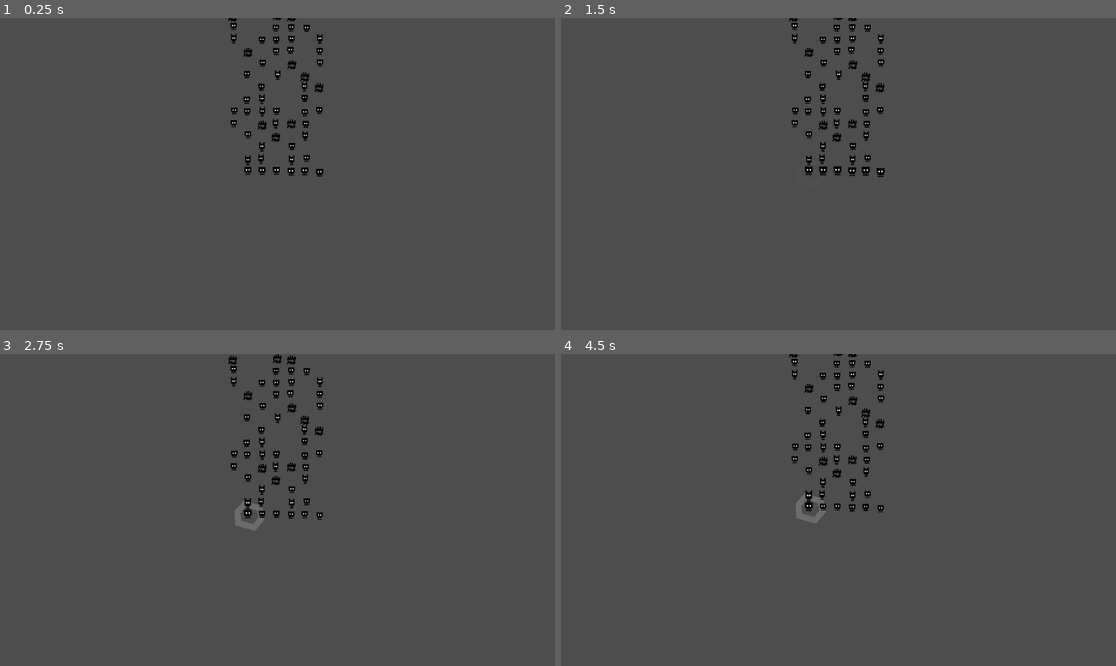
Above: before the commit, frames 1-4 (two rows, left to right).
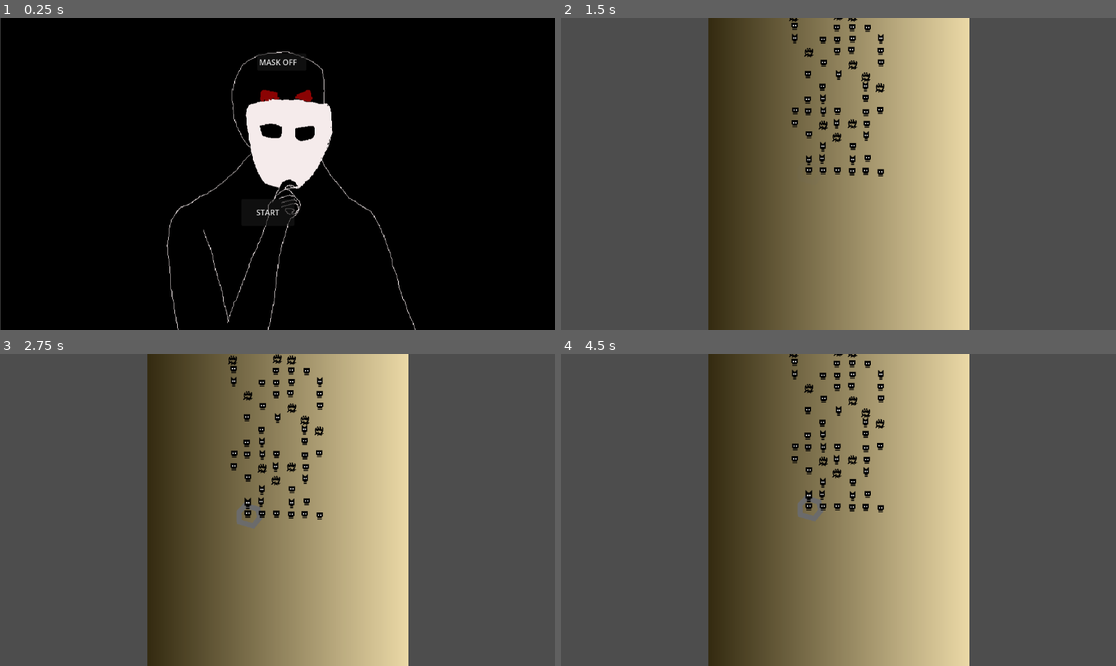
Above: after the commit, the same moments.

Repository: Ron-Sungcang/GameJam2026
Game: Godot game, scene res://scenes/Title/title.tscn
The game is run twice, just before and just after one commit, with the same random seed, the same clock (stepped at 60 frames per second) and the same inputs. Before the commit the project starts from res://scenes/maps/map.tscn.
Inputs (mouse positions are in pixels of both pictures, inside the frame that each line leads up to):
- Up to frame 1 (0.25 s): no input
- Up to frame 2 (1.5 s): click (827, 211) at 0.5 s, where only the run after the commit has a clickable "START"; move the mouse to (810, 170) at 1.27 s; hold Mouse wheel down (scroll_down) from 1.28 s (still down); click (810, 170) at 1.42 s
- Up to frame 3 (2.75 s): move the mouse to (260, 506) at 2.02 s; release Mouse wheel down (scroll_down) at 2.03 s; tap Mouse wheel up (scroll_up) at 2.1 s; click (260, 506) at 2.17 s
- Up to frame 4 (4.5 s): tap Enter at 2.75, 4.25 s; move the mouse to (838, 513) at 2.77 s; hold Mouse wheel down (scroll_down) 2.78-3.53 s; click (838, 513) at 2.92 s; tap Space at 3.5 s; move the mouse to (849, 506) at 3.52 s; tap Mouse wheel up (scroll_up) at 3.6 s; click (849, 506) at 3.67 s; move the mouse to (866, 513) at 4.27 s; hold Mouse wheel down (scroll_down) from 4.28 s (still down); click (866, 513) at 4.42 s

The runs differ from the first frame. In frame 1, 99% of the frame differs, in the area x 0-100%, y 0-100%; in frame 2, 45%; in frame 3, 44%; in frame 4, 44%.

Commit message:
added a title_screen

Diff:
--- a/project.godot
+++ b/project.godot
@@ -11,7 +11,7 @@
 [application]
 
 config/name="gamejam"
-run/main_scene="uid://dtea6if57xmmg"
+run/main_scene="uid://clyh3u4vs0fx2"
 config/features=PackedStringArray("4.5", "Forward Plus")
 config/icon="res://assets/icon.svg"
 
--- /dev/null
+++ b/scenes/Title/title.tscn
@@ -0,0 +1,39 @@
+[gd_scene load_steps=3 format=3 uid="uid://clyh3u4vs0fx2"]
+
+[ext_resource type="Script" uid="uid://s0fxs3n0tmoa" path="res://scripts/Title.gd" id="1_6pw0v"]
+[ext_resource type="Texture2D" uid="uid://mu5fp8hwups1" path="res://assets/title.png" id="2_u73ie"]
+
+[node name="Title" type="Control"]
+layout_mode = 3
+anchors_preset = 15
+anchor_right = 1.0
+anchor_bottom = 1.0
+grow_horizontal = 2
+grow_vertical = 2
+script = ExtResource("1_6pw0v")
+
+[node name="Button" type="Button" parent="."]
+layout_mode = 0
+offset_left = 501.0
+offset_top = 376.0
+offset_right = 611.0
+offset_bottom = 432.0
+text = "START
+"
+
+[node name="CanvasLayer" type="CanvasLayer" parent="."]
+layer = -1
+
+[node name="Sprite2D" type="Sprite2D" parent="CanvasLayer"]
+position = Vector2(577, 843)
+texture = ExtResource("2_u73ie")
+
+[node name="TextEdit" type="TextEdit" parent="."]
+layout_mode = 0
+offset_left = 534.0
+offset_top = 74.0
+offset_right = 636.0
+offset_bottom = 111.0
+text = "MASK OFF"
+
+[connection signal="pressed" from="Button" to="." method="_on_button_pressed"]
--- a/scenes/maps/map.tscn
+++ b/scenes/maps/map.tscn
@@ -1,7 +1,13 @@
-[gd_scene load_steps=3 format=3 uid="uid://dtea6if57xmmg"]
+[gd_scene load_steps=5 format=3 uid="uid://dtea6if57xmmg"]
 
 [ext_resource type="Script" uid="uid://dpqsdx2u4xf34" path="res://scripts/map/Map.gd" id="1_ry644"]
 [ext_resource type="Script" uid="uid://b1ect4mmlen32" path="res://scripts/map/map_generator.gd" id="2_ce1uw"]
+
+[sub_resource type="Gradient" id="Gradient_ry644"]
+colors = PackedColorArray(0.2088882, 0.17318866, 0.06977179, 1, 0.91764706, 0.84705883, 0.6509804, 1)
+
+[sub_resource type="GradientTexture2D" id="GradientTexture2D_ce1uw"]
+gradient = SubResource("Gradient_ry644")
 
 [node name="map" type="Node2D"]
 script = ExtResource("1_ry644")
@@ -19,3 +25,17 @@
 
 [node name="mapGenerator" type="Node" parent="."]
 script = ExtResource("2_ce1uw")
+
+[node name="MapBackground" type="CanvasLayer" parent="."]
+layer = -1
+
+[node name="Background" type="TextureRect" parent="MapBackground"]
+anchors_preset = 13
+anchor_left = 0.5
+anchor_right = 0.5
+anchor_bottom = 1.0
+offset_left = -270.0
+offset_right = 272.0
+grow_horizontal = 2
+grow_vertical = 2
+texture = SubResource("GradientTexture2D_ce1uw")
--- /dev/null
+++ b/scripts/Title.gd
@@ -0,0 +1,16 @@
+extends Control
+
+
+# Called when the node enters the scene tree for the first time.
+func _ready() -> void:
+	pass # Replace with function body.
+
+
+# Called every frame. 'delta' is the elapsed time since the previous frame.
+func _process(delta: float) -> void:
+	pass
+
+
+func _on_button_pressed() -> void:
+	get_tree().change_scene_to_file("res://scenes/maps/map.tscn")
+	pass # Replace with function body.
--- a/scripts/map/AreaIcon.gd
+++ b/scripts/map/AreaIcon.gd
@@ -8,7 +8,7 @@
 	MapIconInfo.Type.COMMON: [preload("res://assets/Common_Icon.png"), Vector2(0.6,0.6)],
 	MapIconInfo.Type.ELITE: [preload("res://assets/Elite_Icon.png"), Vector2(1.25,1.25)],
 	MapIconInfo.Type.REST: [preload("res://assets/Rest_Icon.png"), Vector2(0.45,0.45)],
-	MapIconInfo.Type.BOSS: [null, Vector2(1.25, 1.25)]
+	MapIconInfo.Type.BOSS: [preload("res://assets/Boss.png"), Vector2(1.45, 1.45)]
 }
 
 @onready
Binary file added: assets/Boss.png
Not shown, added: assets/Boss.png.import
Binary file added: assets/sprites/Boss.png
Not shown, added: assets/sprites/Boss.png.import
Binary file added: assets/sprites/title.png
Not shown, added: assets/sprites/title.png.import
Binary file added: assets/title.png
Not shown, added: assets/title.png.import
Not shown, added: scripts/Title.gd.uid
